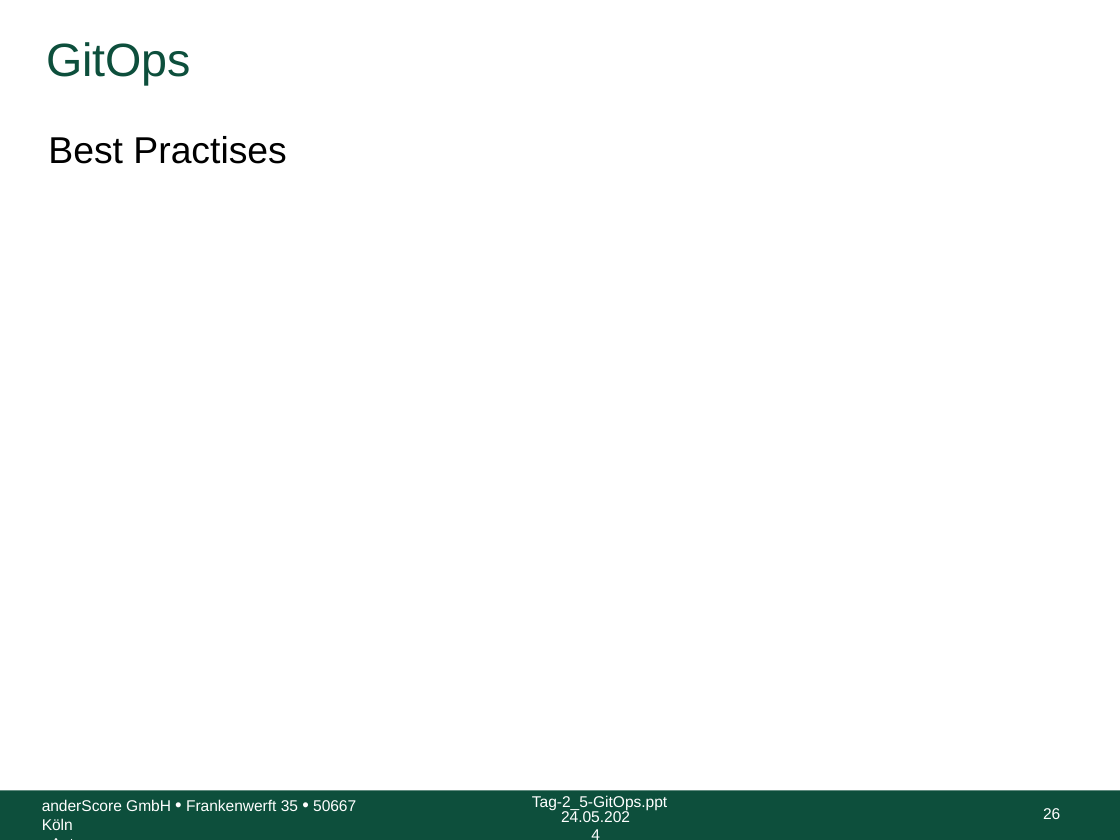
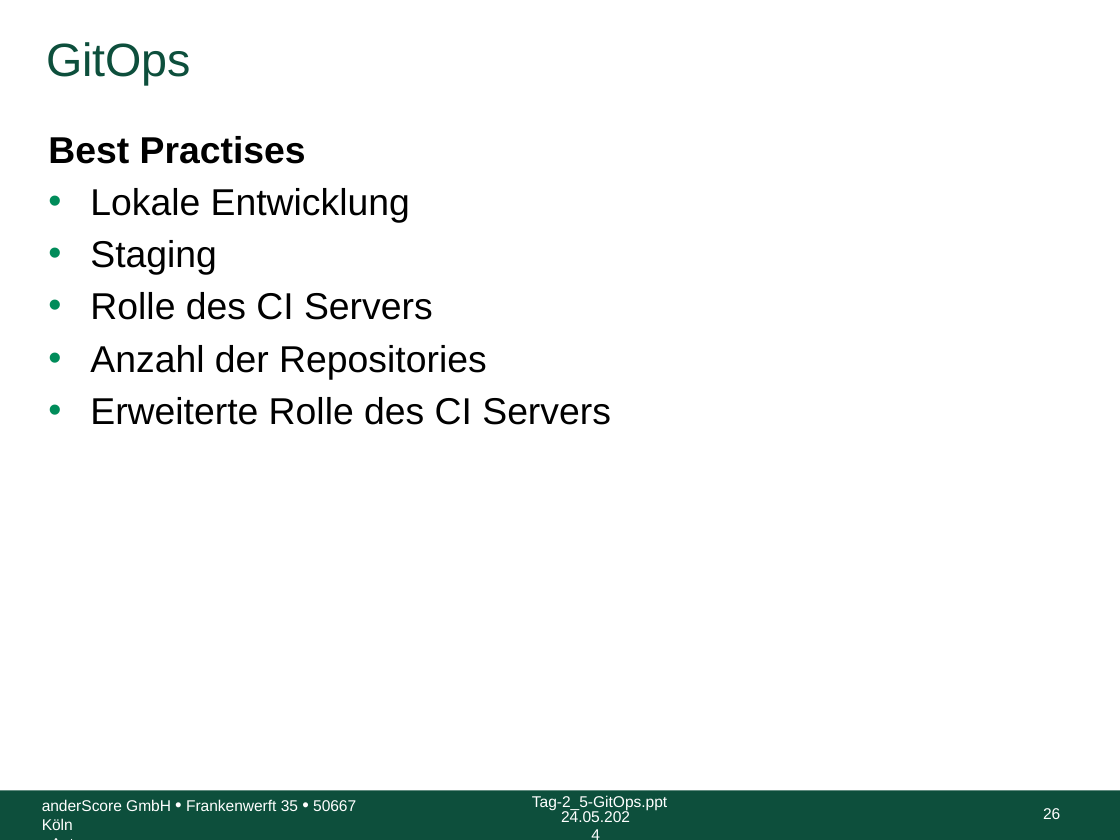
Before and after one commit to anderscore-gmbh/gitlab, a slide deck: slide 26 of slides/Tag-2_5-GitOps.pptx. Drawn at 1120x840 pixels with LibreOffice and Linux fonts; fonts in the diff are those of the drawing; background and template pictures are left out. Boxes give left, top, right and bottom in pixels: in the first picture for what was removed or moved away, otherwise in the second. Text is boxed around its words. In the diff, an @@ line names an element or a change of style, - is before the commit and + after.

Commit message:
Tag-2_5: Best Practises, Staging, Lokale Entwicklung, (erweiterte) Rolle des CI Servers, Vor- und Nachteile, Herausforderungen und zusätzlichen Kleinkram hinzugefügt.

```diff
--- a/slides/Tag-2_5-GitOps.pptx
+++ b/slides/Tag-2_5-GitOps.pptx
@@ text at (x1=48, y1=136, x2=306, y2=164): bold on in "Best Practises" @@
@@ text at (x1=90, y1=188, x2=611, y2=425): paragraphs added @@
+• Lokale Entwicklung
+• Staging
+• Rolle des CI Servers
+• Anzahl der Repositories
+• Erweiterte Rolle des CI Servers
```
Also in this commit, not shown: 5 other slides changed, 11 slides added, 1 slide removed, 3 other files.
